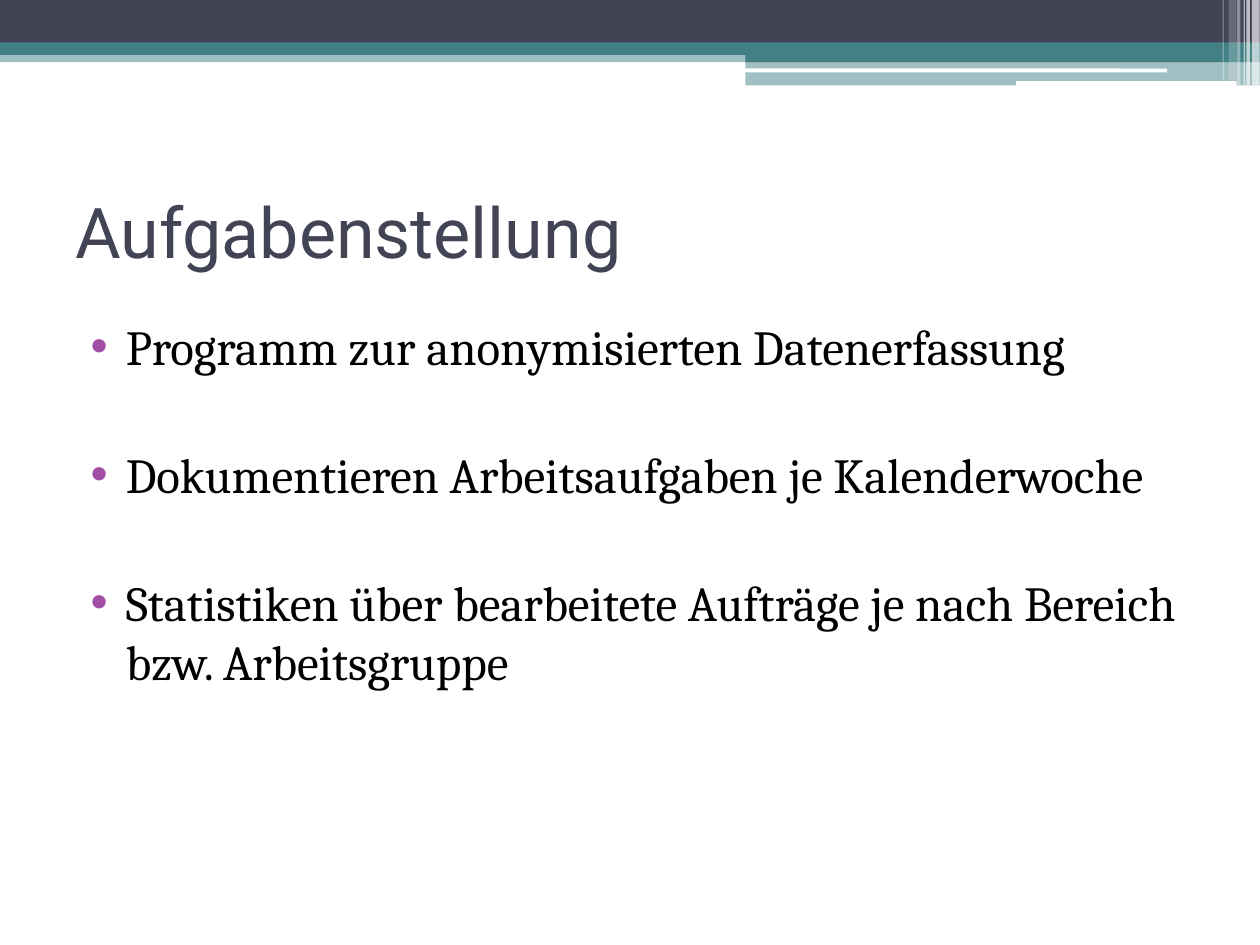
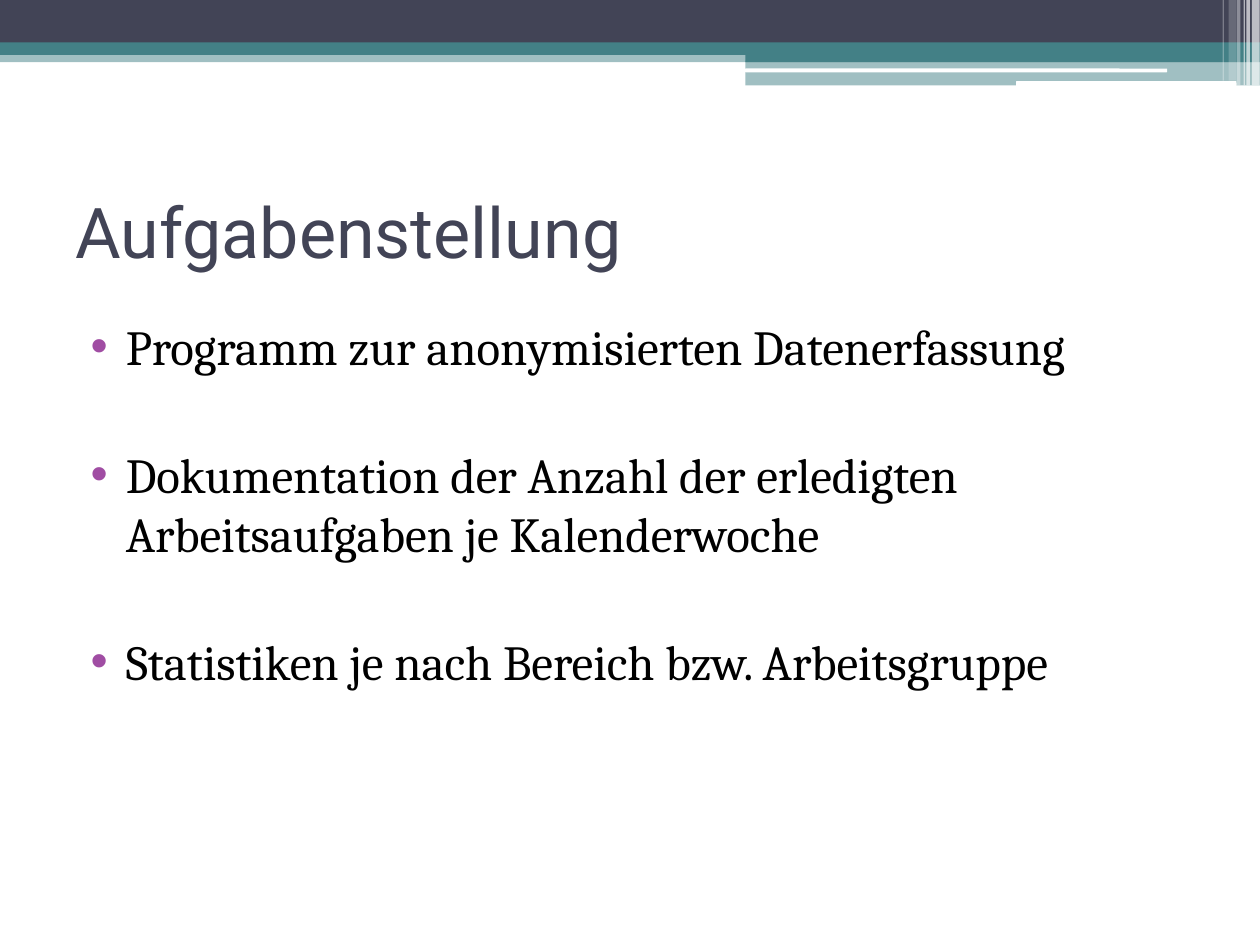
Before and after one commit to DanJoeHa/Fallstudie, a slide deck: slide 3 of Projektmanagement/Abschlusspräsentation.pptx. Drawn at 1260x945 pixels with LibreOffice and Linux fonts; fonts in the diff are those of the drawing. Boxes give left, top, right and bottom in pixels: in the first picture for what was removed or moved away, otherwise in the second. Text is boxed around its words. In the diff, an @@ line names an element or a change of style, - is before the commit and + after.

```diff
--- a/Projektmanagement/Abschlusspräsentation.pptx
+++ b/Projektmanagement/Abschlusspräsentation.pptx
@@ text at (x1=126, y1=459, x2=1048, y2=691): text changed @@
-• Dokumentieren Arbeitsaufgaben je Kalenderwoche
-• Statistiken über bearbeitete Aufträge je nach Bereich bzw. Arbeitsgruppe
+• Dokumentation der Anzahl der erledigten Arbeitsaufgaben je Kalenderwoche
+• Statistiken je nach Bereich bzw. Arbeitsgruppe
```
Also in this commit, not shown: 3 other slides changed, 1 other file.
